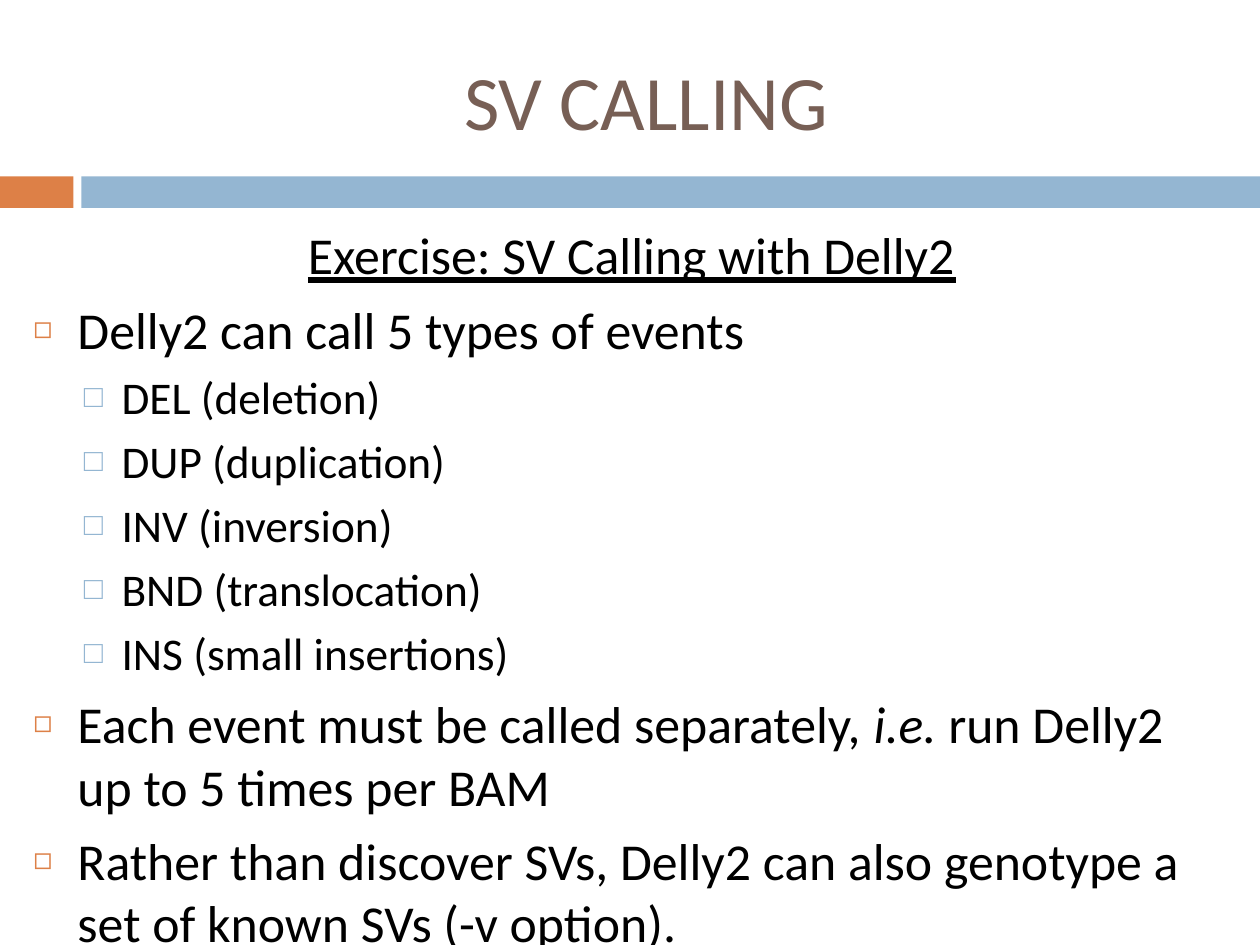
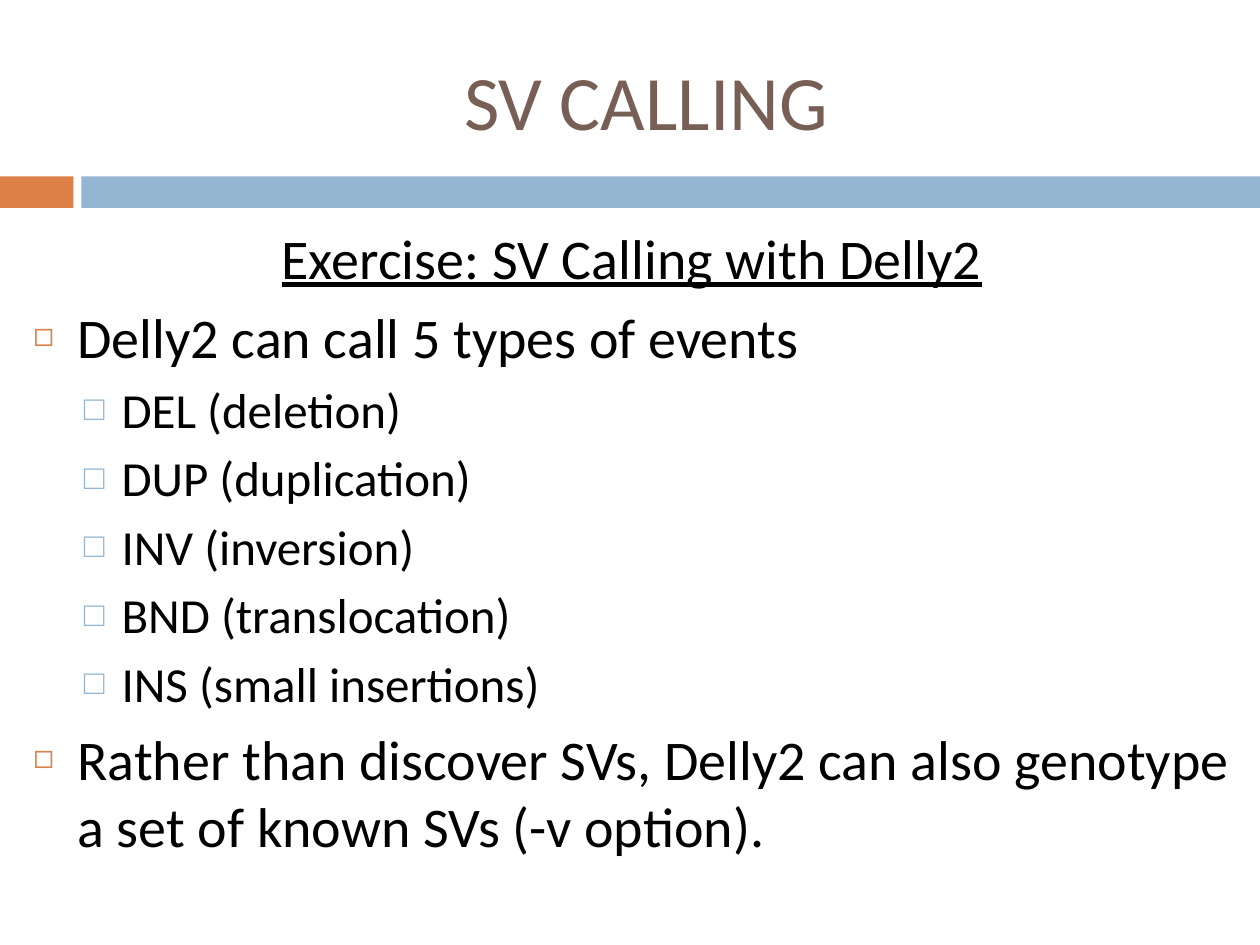
Before and after one commit to jdidion/OpenBioinformaticsWorkshops, a slide deck: slide 14 of development/AdvancedDNASeq/slides/Part4_SVs.pptx. Drawn at 1260x945 pixels with LibreOffice and Linux fonts; fonts in the diff are those of the drawing. Boxes give left, top, right and bottom in pixels: in the first picture for what was removed or moved away, otherwise in the second. Text is boxed around its words. In the diff, an @@ line names an element or a change of style, - is before the commit and + after.

```diff
--- a/development/AdvancedDNASeq/slides/Part4_SVs.pptx
+++ b/development/AdvancedDNASeq/slides/Part4_SVs.pptx
@@ text "Exercise: SV Calling with Delly2" at bbox=[77, 240, 1228, 856]: size 29.6 to 32 pt in "Exercise: SV Calling with Delly2", "Delly2 can call 5 types of events", "Rather than discover SVs, Delly2 can also ..."; size 25.9 to 28 pt in "DEL (deletion)", "DUP (duplication)", "INV (inversion)", "BND (translocation)" and 1 more places @@
@@ text at bbox=[77, 707, 1163, 815]: paragraph removed @@
-◻ Each event must be called separately, i.e. run Delly2 up to 5 times per BAM
```
Also in this commit, not shown: 5 other slides changed, 5 slides removed, 3 other files.
